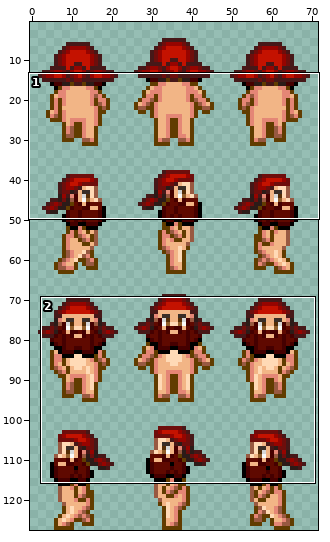
One commit to this sprite sheet: collection/cabbit-diamonddmgirl/sprite/people/PNG/24x32/townfolk-bearded_man-001-light.png. The first picture is a wide view before the edit; the outline marks the close-up.
Close-up. Old version:
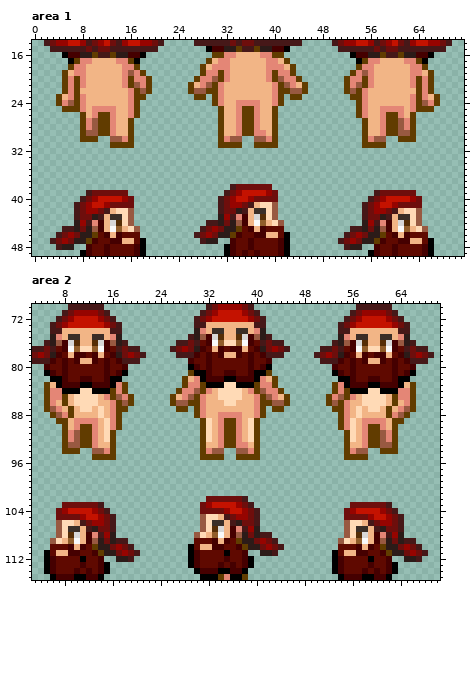
The file is 72x128 pixels. Shown: area 1: x 0..71, y 14..49; area 2: x 3..70, y 70..115. The wide view leaves out empty margins.
The same view after the edit:
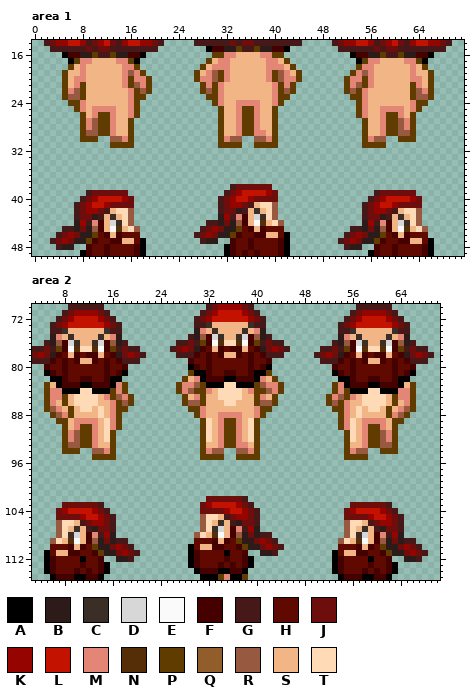
Palette (. is transparent): A #000000  B #2c1b18  C #3a2e27  D #d7d7d7  E #fafafa  F #450000  G #461818  H #5f0900  J #6e0e0c  K #960400  L #c41200  M #e48676  N #552d06  P #613c00  Q #915d2a  R #985941  S #f2b586  T #ffdab6
Message: Use "tough" body for townfolk-bearded_man sprites
What changed:
--- area 1
@@ x 0..71 @@
 17 ......APMMSSSSMMPA...........PSMMSSSSSSMMSP...........APMMSSSSMMPA......
-18 ......PMMSSSSSSMMP..........PSMMMSSSSSSMMMSP..........PMMSSSSSSMMP......
-19 .....PSMMSSSSSSMRMP.........PMMPMSSSSSSMPMMP.........PMRMSSSSSSMMSP.....
-20 .....PMPMSSSSSSMPMMP.......PMMRPMSSSSSSMPRMMP.......PMMPMSSSSSSMPMP.....
-21 .....PMPMSSSSSSMPRMP......PSMRPMSSSSSSSSMPRMSP......PMRPMSSSSSSMPMP.....
-22 .....PMPSSSSSSSSMPRP......PRRPPMSSSSSSSSMPPRRP......PRPMSSSSSSSSPMP.....
-23 ....PSMPMSSSSSSSMPP........PP.PMSSSSSSSSMP.PP........PPMSSSSSSSMPMSP....
-24 ....PMRPMSSSSSSSMP............PMSSMMMMSSMP............PMSSSSSSSMPRMP....
-25 .....PPPMSMMMMSSMP.............PSSMPPMSSP.............PMSSMMMMSMPPP.....
+18 ......PSMSSSSSSMMP..........PSMMMSSSSSSMMMSP..........PMMSSSSSSMSP......
+19 .....PSSMSSSSSSMRMP........PSMRPMSSSSSSMPRMSP........PMRMSSSSSSMSSP.....
+20 .....PSMMSSSSSSMPMMP.......PMMRPMSSSSSSMPRMMP.......PMMPMSSSSSSMMSP.....
+21 .....PSMPSSSSSSMPRMP........PMPMSSSSSSSSMPMP........PMRPMSSSSSSPMSP.....
+22 .....PMRPSSSSSSSMPRP........PRPMSSSSSSSSMPRP........PRPMSSSSSSSPRMP.....
+23 .....PRRPSSSSSSSMPP..........PPMSSSSSSSSMPP..........PPMSSSSSSSPRRP.....
+24 ......PPMSSSSSSSMP............PMSSMMMMSSMP............PMSSSSSSSMPP......
+25 .......PMSMMMMSSMP.............PSSMPPMSSP.............PMSSMMMMSMP.......
 26 ........PSMPPMSSMP.............PSSMPPMSSP.............PMSSMPPMSP........
@@ x 0..71 @@
 41 .......GJKLLKJJJJ..............GJKKJGSTTR..............GJKLLKJJJJ.......
-42 .......GJKKJGSTTR..............GJJBGSCCTR..............GJKKJGSTTR.......
-43 .......GJJBGSCCTR..............BKGMFSDNTR..............GJJBGSCCTR.......
-44 .......BKGMFSDNTR............GGBJBRFSEQSTR.............BKGMFSDNTR.......
-45 .....GGBJBRFSEQSTR..........GJKJBBPHFSFHHH...........GGBJBRFSEQSTR......
+42 .......GJKKJGSTTR..............GJJBGSCSTR..............GJKKJGSTTR.......
+43 .......GJJBGSCSTR..............BKGMFSDCTR..............GJJBGSCSTR.......
+44 .......BKGMFSDCTR............GGBJBRFSENSTR.............BKGMFSDCTR.......
+45 .....GGBJBRFSENSTR..........GJKJBBPHFSFHHH...........GGBJBRFSENSTR......
 46 ....GJKJBBPHFSFHHH.........GJKJBBPFHHFFSSHA.........GJKJBBPHFSFHHH......
--- area 2
@@ x 3..70 @@
  72 ....GJKLLLLKJG.............GJKLLLLLLKJG.............GJKLLLLKJG......
- 73 ...GJKLLLLLLKJG............GGSSSSSSSSGG............GJKLLLLLLKJG.....
- 74 ...GGSSSSSSSSGG............BMSCCSSCCSMB............GGSSSSSSSSGG.....
- 75 ...BMSCCSSCCSMB...........GBRFDNSSNDFRBG...........BMSCCSSCCSMB.....
- 76 ..GBRFDNSSNDFRBG........GGJGHFEQTTQEFHGJGG........GBRFDNSSNDFRBG....
- 77 GGJGHFEQTTQEFHGJGG.....GJKJBFHSFHFFSHFBJKJG.....GGJGHFEQTTQEFHGJGG..
- 78 JKJBFHSFFHFSHFBJKJG.....GGGFHFHFSSFHFHFGGG.....GJKJBFHSFHFFSHFBJKJG.
+ 73 ...GJKLLLLLLKJG............GGCSSSSSSCGG............GJKLLLLLLKJG.....
+ 74 ...GGCSSSSSSCGG............BMSCSSSSCSMB............GGCSSSSSSCGG.....
+ 75 ...BMSCSSSSCSMB...........GBRFDCSSCDFRBG...........BMSCSSSSCSMB.....
+ 76 ..GBRFDCSSCDFRBG........GGJGPFENTTNEFPGJGG........GBRFDCSSCDFRBG....
+ 77 GGJGPFENTTNEFPGJGG.....GJKJBFHSFHFFSHFBJKJG.....GGJGPFENTTNEFPGJGG..
+ 78 JKJBFHSFHFFSHFBJKJG.....GGGFHFHFSSFHFHFGGG.....GJKJBFHSFHFFSHFBJKJG.
  79 GGGFHFHFSSFHFHFGGG........FHHFHHHHHHFHHF........GGGFHFHFSSFHFHFGGG..
@@ x 24..47 @@
  82 ....PSMAFFFAAFFFAMSP....
- 83 ....PMMPAAATTAAAPMMP....
- 84 ...PMMRPMSTTTTSMPRMMP...
- 85 ..PSMRPMSSTTTTSSMPRMSP..
- 86 ..PRRPPMSSSTTSSSMPPRRP..
- 87 ...PP.PMSSSSSSSSMP.PP...
+ 83 ...PMMRPAAATTAAAPRMMP...
+ 84 ...PMRPPMSTTTTSMPPRMP...
+ 85 ....PSMPSSTTTTSSPMSP....
+ 86 ....PRRPSSSTTSSSPRRP....
+ 87 .....PPMSSSSSSSSMPP.....
  88 ......PMSSMMMMSSMP......
@@ x 3..70 @@
 105 ....JJJJKLLKJG..............RTTSGJKKJG..............JJJJKLLKJG......
-106 ....RTTSGJKKJG..............RTCCSGBJJG..............RTTSGJKKJG......
-107 ....RTCCSGBJJG..............RTNDSFMGKB..............RTCCSGBJJG......
-108 ....RTNDSFMGKB.............RTSQESFRBJBGG............RTNDSFMGKB......
-109 ...RTSQESFRBJBGG...........HHHFSFHPBBJKJG..........RTSQESFRBJBGG....
+106 ....RTTSGJKKJG..............RTSCSGBJJG..............RTTSGJKKJG......
+107 ....RTSCSGBJJG..............RTCDSFMGKB..............RTSCSGBJJG......
+108 ....RTCDSFMGKB.............RTSNESFRBJBGG............RTCDSFMGKB......
+109 ...RTSNESFRBJBGG...........HHHFSFHPBBJKJG..........RTSNESFRBJBGG....
 110 ...HHHFSFHPBBJKJG.........AHSSFFHHFPBBJKJG.........HHHFSFHPBBJKJG...
